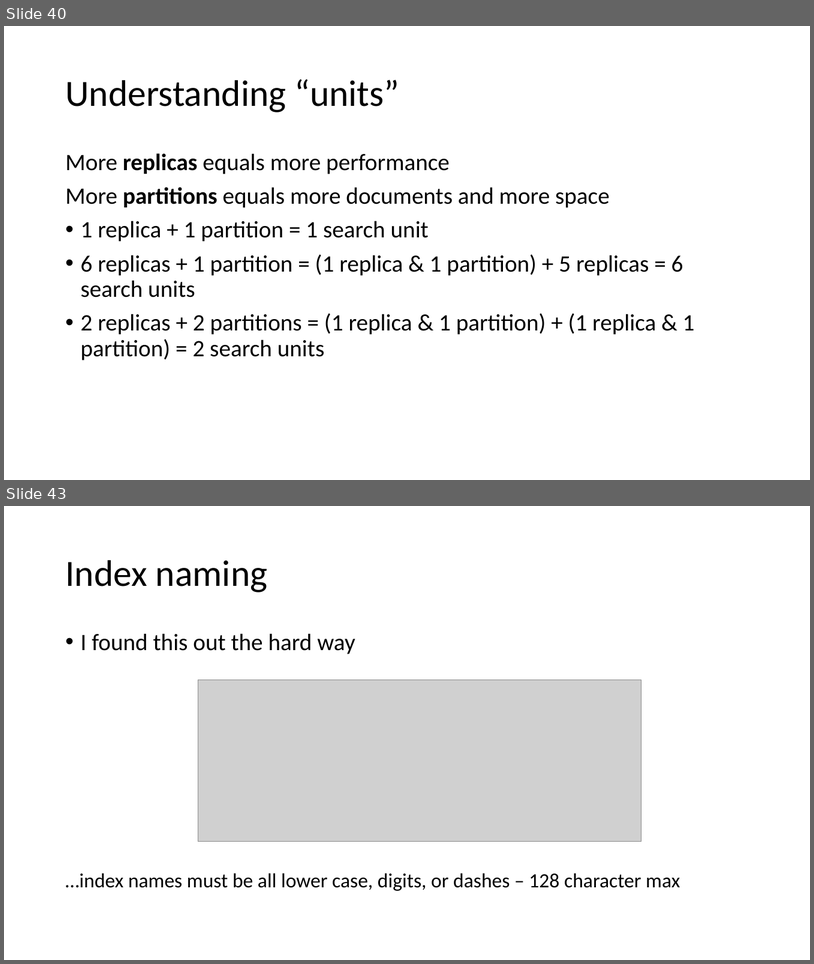
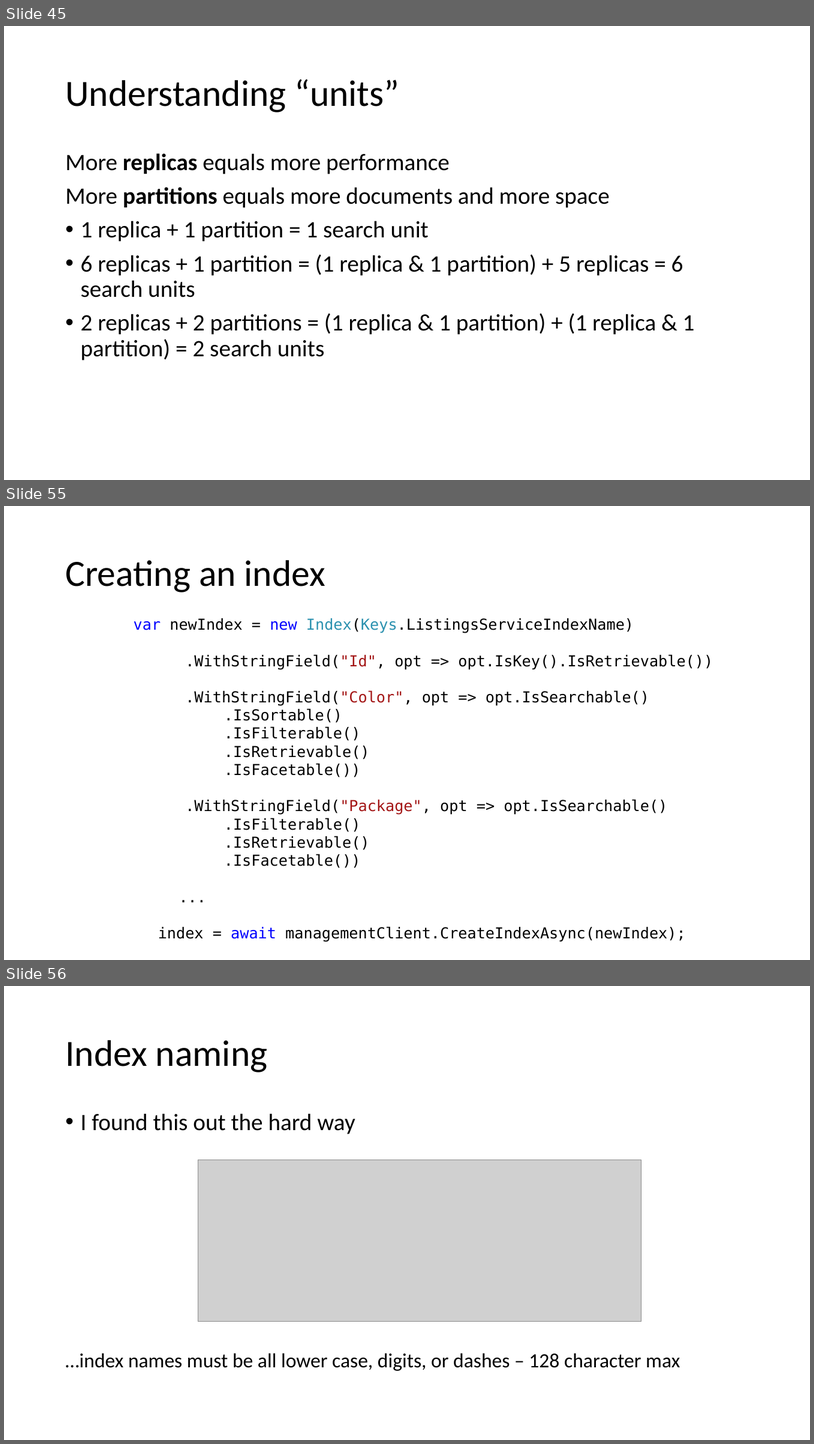
Before and after one commit to asiemer/AzureJeeps, a slide deck: docs/presentation.pptx. Shown one above the other, each under a label of ours: slides 40 and 43 before the commit, slides 45, 55 and 56 after it; the slides between them are not shown. The pictures are 814x964 and 814x1444 pixels, drawn with LibreOffice and Linux fonts; fonts in the diff are those of the drawing; grey boxes stand for pictures. Boxes give left, top, right and bottom in pixels: in the first picture for what was removed or moved away, otherwise in the second. Text is boxed around its words. In the diff, an @@ line names an element or a change of style, - is before the commit and + after.

```diff
--- a/docs/presentation.pptx
+++ b/docs/presentation.pptx
@@ slide 55 added at (4,506,810,960), background #FFFFFF @@
@@ title added at (65,560,326,592), 44 pt, text #000000 @@
+Creating an index
@@ text added at (134,618,713,942), 18 pt, text #000000 @@
+var newIndex = new Index(Keys.ListingsServiceIndexName)
+.WithStringField("Id", opt => opt.IsKey().IsRetrievable())
+.WithStringField("Color", opt => opt.IsSearchable()
+              .IsSortable()
+              .IsFilterable()
+              .IsRetrievable()
+              .IsFacetable())
+.WithStringField("Package", opt => opt.IsSearchable()
+              .IsFilterable()
+              .IsRetrievable()
+              .IsFacetable())
+...
+index = await managementClient.CreateIndexAsync(newIndex);
@@ what was slide 40 is now slide 45 @@
@@ what was slide 43 is now slide 56 @@
```
Also in this commit, not shown: 4 slides changed, 27 other slides added, 4 other files.
